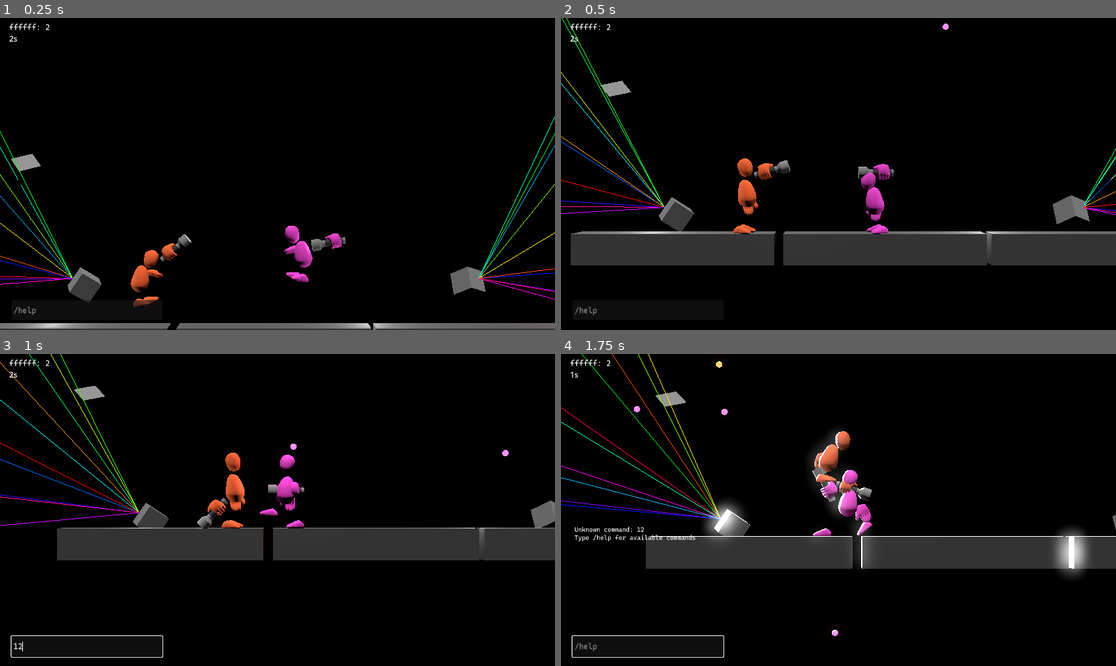
Above: before the commit, frames 1-4 (two rows, left to right).
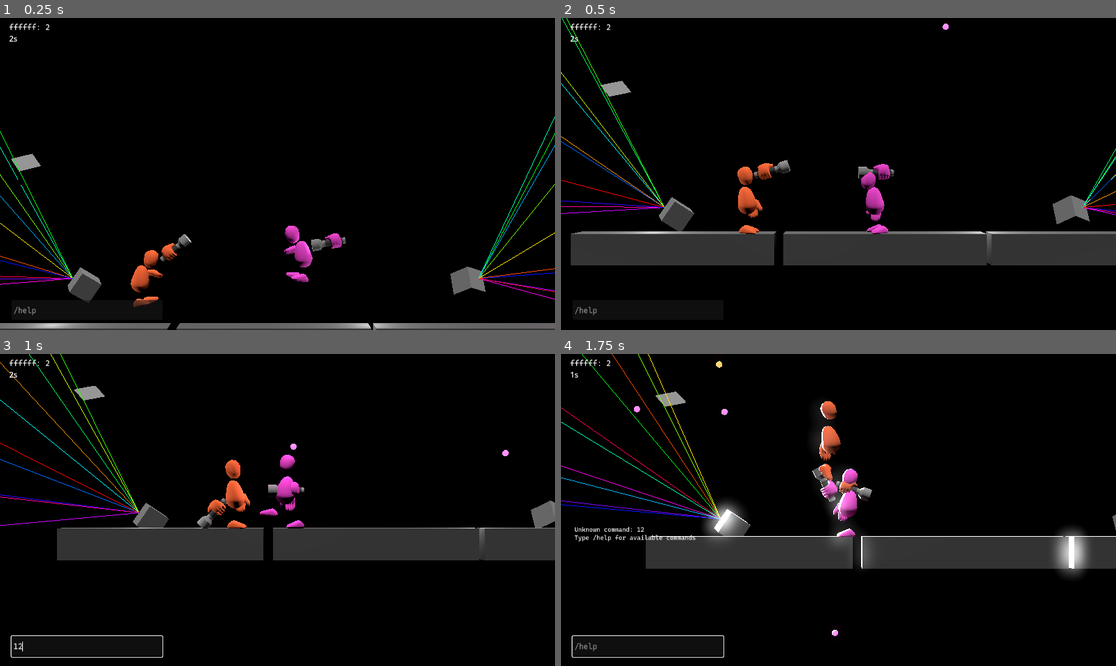
Above: after the commit, the same moments.

Repository: theowiik/project-epic-footsies-2
Game: Godot game, scene res://scenes/main.tscn
Two runs of this game, one before a commit and one after it. Both use one fixed random seed, a clock stepped at 60 frames per second and the inputs below. The engine's default icon, where the game draws it, is replaced by a stand-in: a white triangle on a blue panel in a dark square.
Inputs (mouse positions are in pixels of both pictures, inside the frame that each line leads up to):
- Up to frame 1 (0.25 s): no input
- Up to frame 2 (0.5 s): no input
- Up to frame 3 (1 s): click (88, 647) at 0.52 s; type "12" at 0.6 s
- Up to frame 4 (1.75 s): tap Enter at 1.25 s; move the mouse to (960, 494) at 1.27 s; hold D from 1.28 s (still down); tap J at 1.35 s; click (960, 494) at 1.42 s; tap Space at 1.52 s

Frame 1 is identical in both runs. In frame 2, 0.6% of the frame differs, in the area x 31-37%, y 44-70%; in frame 3, 0.5%; in frame 4, 1.5%, in the area x 44-57%, y 15-62%.

Commit message:
Add idle animation

Diff:
--- a/game/scripts/animation/animation_manager.gd
+++ b/game/scripts/animation/animation_manager.gd
@@ -1,7 +1,7 @@
 class_name AnimationManager
 extends RefCounted
 
-enum State { GROUNDED, INITIATE_JUMP, JUMP_UP, JUMP_DOWN, LANDING }
+enum State { GROUNDED, INITIATE_JUMP, JUMP_UP, JUMP_DOWN, LANDING, IDLE }
 
 const DEFAULT_BLEND: float = 0.1
 const LANDING_BLEND: float = 0.05
@@ -23,12 +23,11 @@
 
 	var new_state = _determine_state(velocity.y, is_on_floor)
 
+	if abs(velocity.x) < 0.1 and is_on_floor:
+		new_state = State.IDLE
+
 	if new_state != current_state:
 		_transition_to(new_state)
-
-	var is_idle = abs(velocity.x) < 0.1 and is_on_floor
-	if current_state == State.GROUNDED:
-		animation_player.speed_scale = 0.0 if is_idle else 1.0
 
 	was_on_floor = is_on_floor
 
@@ -74,3 +73,5 @@
 			animation_player.play("jump_down", DEFAULT_BLEND)
 		State.LANDING:
 			animation_player.play("jump_land", LANDING_BLEND)
+		State.IDLE:
+			animation_player.play("idle_animation", DEFAULT_BLEND)
